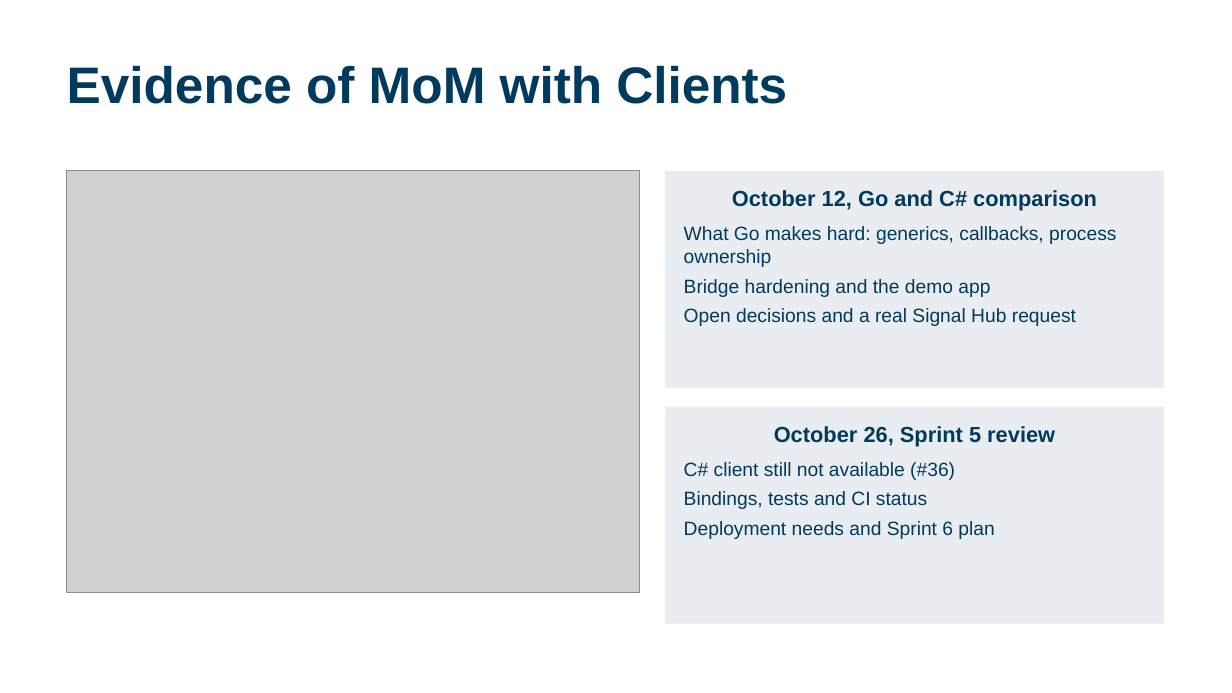
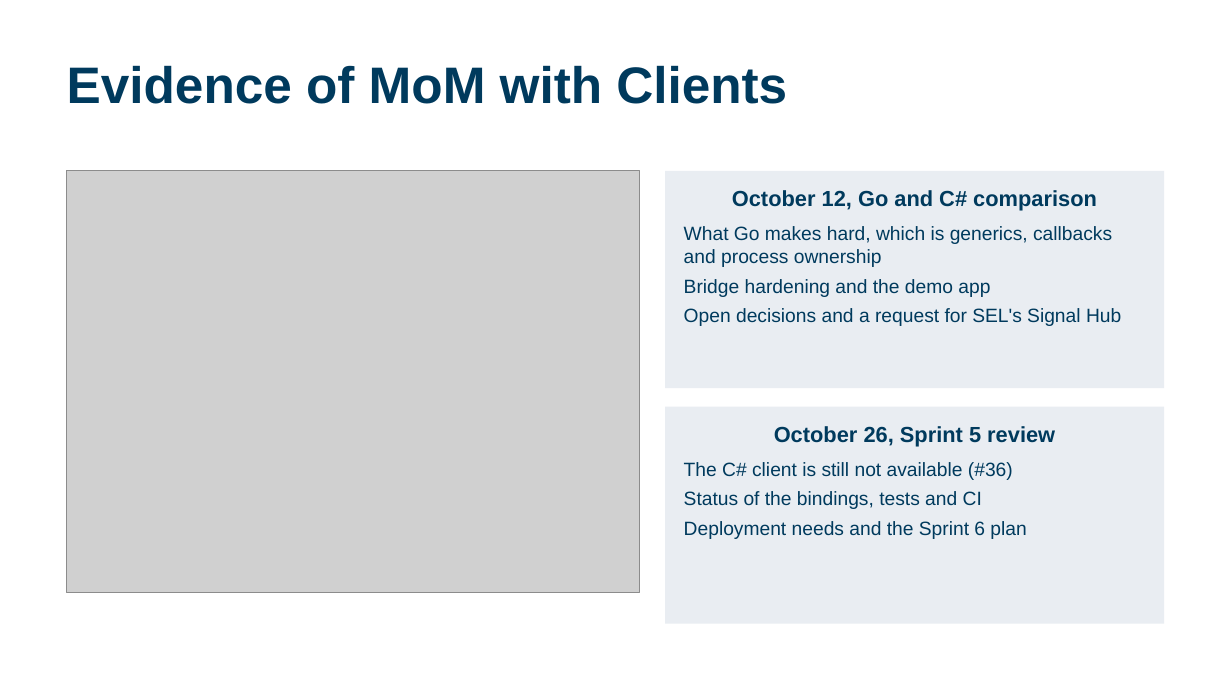
Before and after one commit to calebh13/sel-blueframe-sdk, a slide deck: slide 12 of Sprints/Sprint_5/Sprint 5 Presentation.pptx. Drawn at 1232x693 pixels with LibreOffice and Linux fonts; fonts in the diff are those of the drawing; grey boxes stand for pictures. Boxes give left, top, right and bottom in pixels: in the first picture for what was removed or moved away, otherwise in the second. Text is boxed around its words. In the diff, an @@ line names an element or a change of style, - is before the commit and + after.

```diff
--- a/Sprints/Sprint_5/Sprint 5 Presentation.pptx
+++ b/Sprints/Sprint_5/Sprint 5 Presentation.pptx
@@ text in rectangle at <box>684,226,1112,267</box>: text changed @@
-What Go makes hard: generics, callbacks, process ownership
+What Go makes hard, which is generics, callbacks and process ownership
@@ text in rectangle at <box>684,308,1121,326</box>: text changed @@
-Open decisions and a real Signal Hub request
+Open decisions and a request for SEL's Signal Hub
@@ text in rectangle at <box>684,462,1026,539</box>: text changed @@
-C# client still not available (#36)
-Bindings, tests and CI status
-Deployment needs and Sprint 6 plan
+The C# client is still not available (#36)
+Status of the bindings, tests and CI
+Deployment needs and the Sprint 6 plan
```
Also in this commit, not shown: 14 other slides changed.
